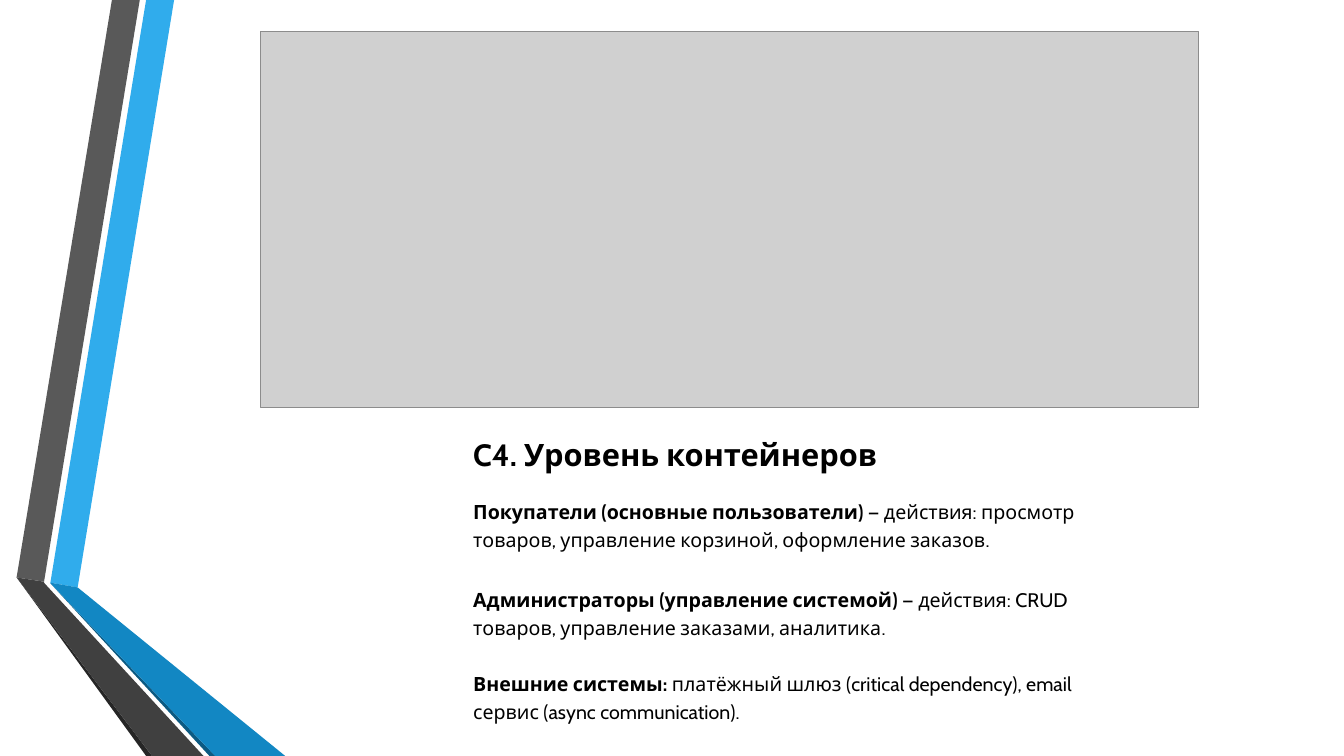
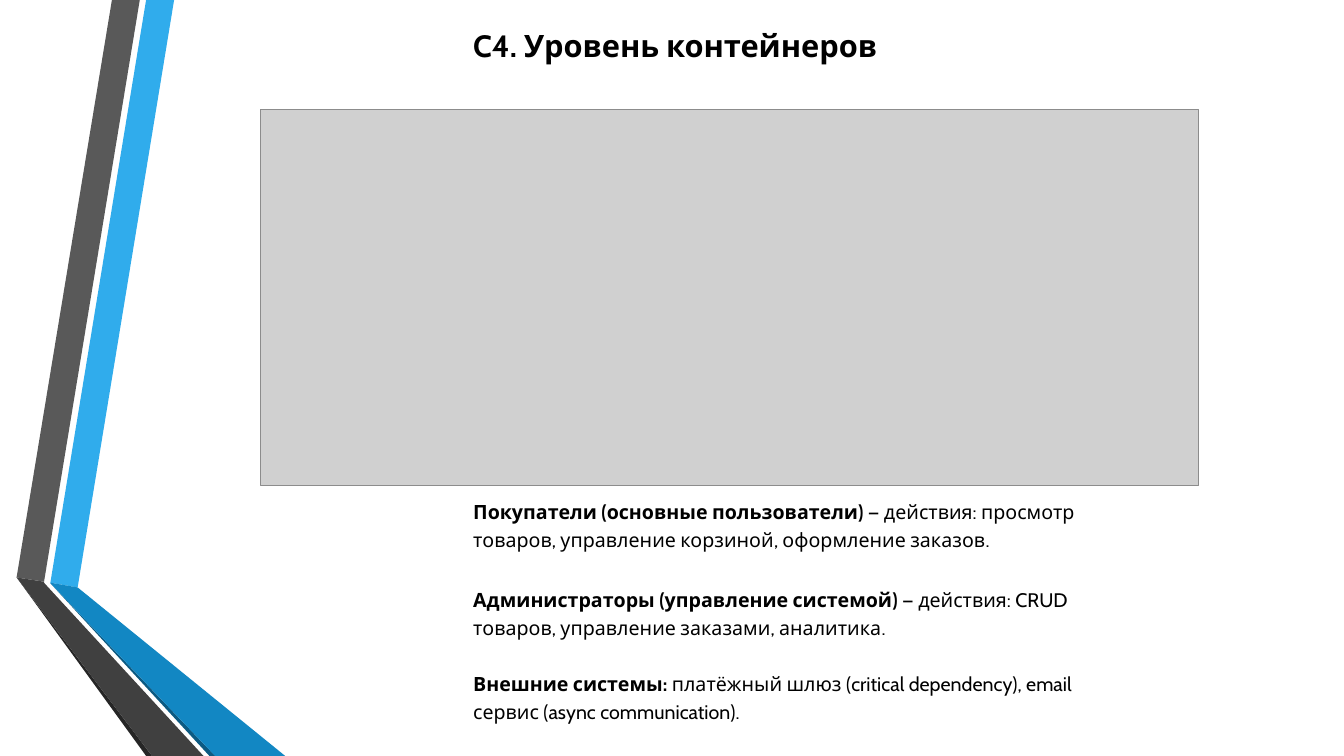
Before and after one commit to GorokhovSemyon/Architecture, a slide deck: slide 4 of REST_API_OnlineStore.pptx. Drawn at 1344x756 pixels with LibreOffice and Linux fonts; fonts in the diff are those of the drawing; grey boxes stand for pictures. Boxes give left, top, right and bottom in pixels: in the first picture for what was removed or moved away, otherwise in the second. Text is boxed around its words. In the diff, an @@ line names an element or a change of style, - is before the commit and + after.

```diff
--- a/REST_API_OnlineStore.pptx
+++ b/REST_API_OnlineStore.pptx
@@ text "C4. Уровень контейнеров": place and size @@
-text "C4. Уровень контейнеров" at [473, 442, 877, 474]
+text "C4. Уровень контейнеров" at [473, 33, 877, 65]
@@ picture: place and size @@
-picture at [261, 31, 1199, 407]
+picture at [261, 109, 1199, 485]
```
Also in this commit, not shown: 3 other slides changed, 1 other file.
